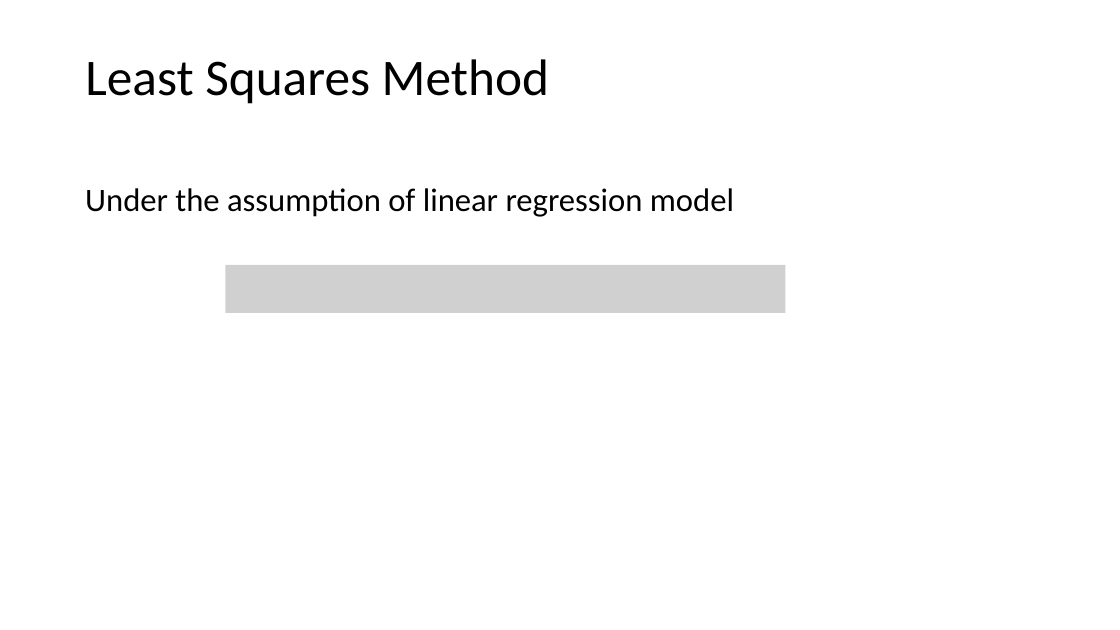
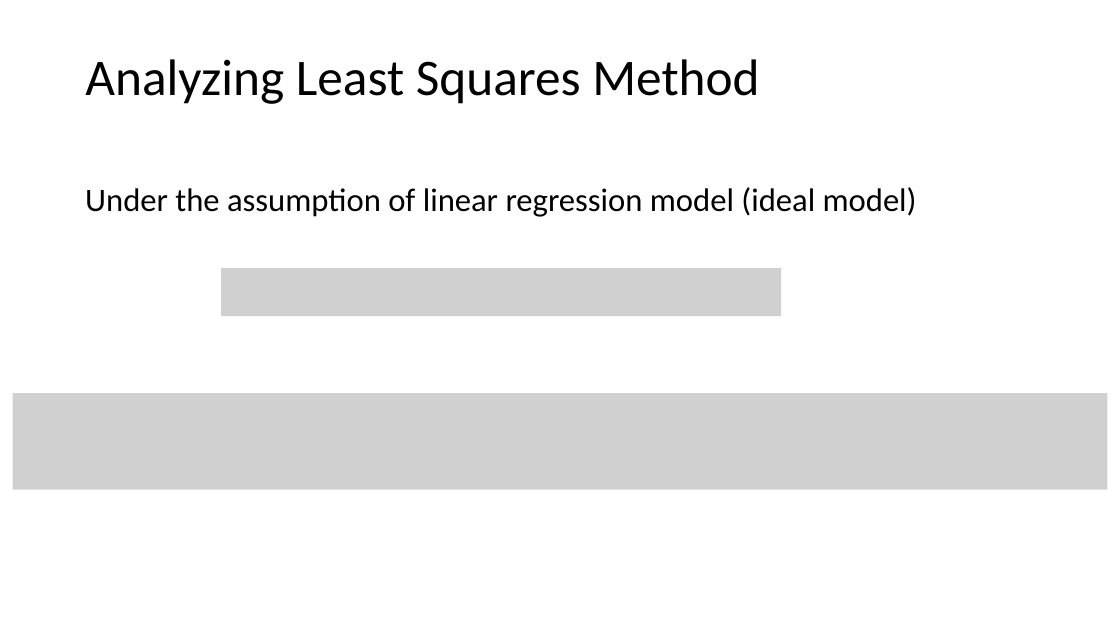
Before and after one commit to tianzheng4/tianzheng4.github.io, a slide deck: slide 9 of _umkc-teaching/slides/Lecture3.pptx. Drawn at 1120x630 pixels with LibreOffice and Linux fonts; fonts in the diff are those of the drawing; grey boxes stand for pictures. Boxes give left, top, right and bottom in pixels: in the first picture for what was removed or moved away, otherwise in the second. Text is boxed around its words. In the diff, an @@ line names an element or a change of style, - is before the commit and + after.

```diff
--- a/_umkc-teaching/slides/Lecture3.pptx
+++ b/_umkc-teaching/slides/Lecture3.pptx
@@ title at (85, 59, 759, 104): text changed @@
-Least Squares Method
+Analyzing Least Squares Method
@@ text at (85, 187, 917, 217): text changed @@
-Under the assumption of linear regression model
+Under the assumption of linear regression model (ideal model)
@@ picture: place and size @@
-picture at (225, 265, 786, 313)
+picture at (221, 268, 781, 316)
@@ picture added at (13, 393, 1107, 490) @@
```
Also in this commit, not shown: 4 other slides changed, 4 slides added.
